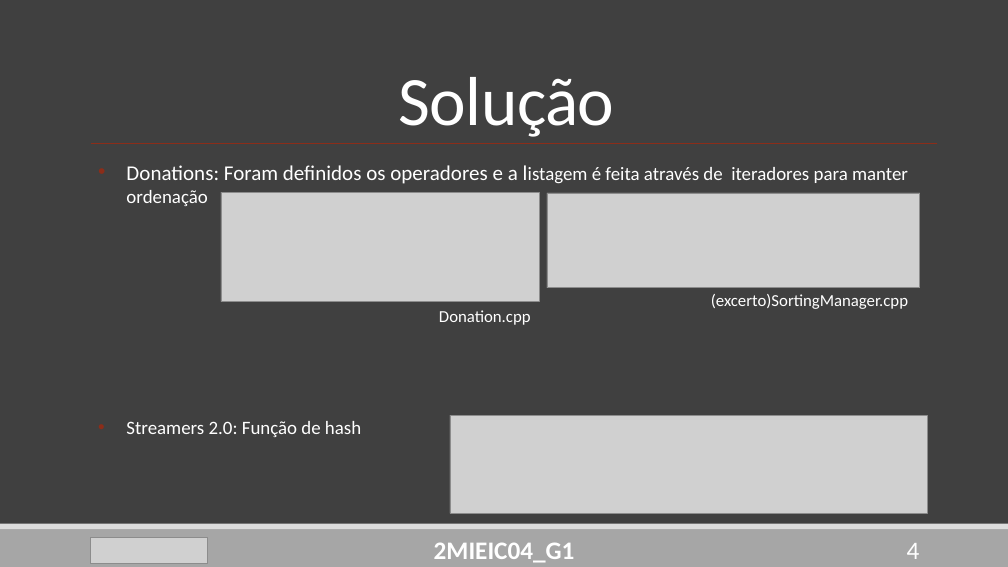
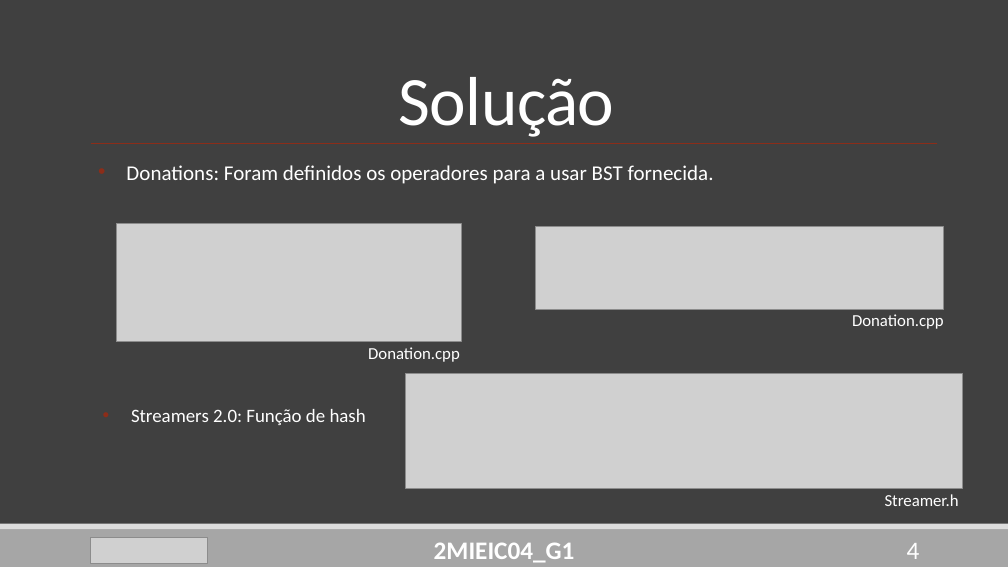
Before and after one commit to DoStini/FEUP-AEDA-proj, a slide deck: slide 4 of StreamZ__P2.pptx. Drawn at 1008x567 pixels with LibreOffice and Linux fonts; fonts in the diff are those of the drawing; grey boxes stand for pictures. Boxes give left, top, right and bottom in pixels: in the first picture for what was removed or moved away, otherwise in the second. Text is boxed around its words. In the diff, an @@ line names an element or a change of style, - is before the commit and + after.

```diff
--- a/StreamZ__P2.pptx
+++ b/StreamZ__P2.pptx
@@ text at bbox=[126, 165, 714, 184]: text changed; size 18 to 20 pt @@
-• Donations: Foram definidos os operadores e a listagem é feita através de iteradores para manter ordenação
+• Donations: Foram definidos os operadores para a usar BST fornecida.
@@ picture removed at bbox=[547, 193, 920, 287] @@
@@ picture: place and size @@
-picture at bbox=[221, 192, 539, 302]
+picture at bbox=[116, 223, 461, 342]
@@ picture added at bbox=[536, 227, 944, 310] @@
@@ text removed at bbox=[711, 294, 908, 309] @@
-(excerto)SortingManager.cpp
@@ text added at bbox=[852, 314, 944, 329], 16 pt, text #FFFFFF @@
+Donation.cpp
@@ text "Donation.cpp": place and size @@
-text "Donation.cpp" at bbox=[439, 310, 531, 325]
+text "Donation.cpp" at bbox=[368, 347, 460, 362]
@@ picture: place and size @@
-picture at bbox=[450, 415, 927, 513]
+picture at bbox=[405, 374, 963, 488]
@@ text "Streamers 2.0: Função de hash": place and size @@
-text "Streamers 2.0: Função de hash" at bbox=[126, 421, 361, 437]
+text "Streamers 2.0: Função de hash" at bbox=[131, 409, 366, 425]
@@ text added at bbox=[885, 494, 959, 506], 16 pt, text #FFFFFF @@
+Streamer.h
```
Also in this commit, not shown: 5 other slides changed, 2 other files.
